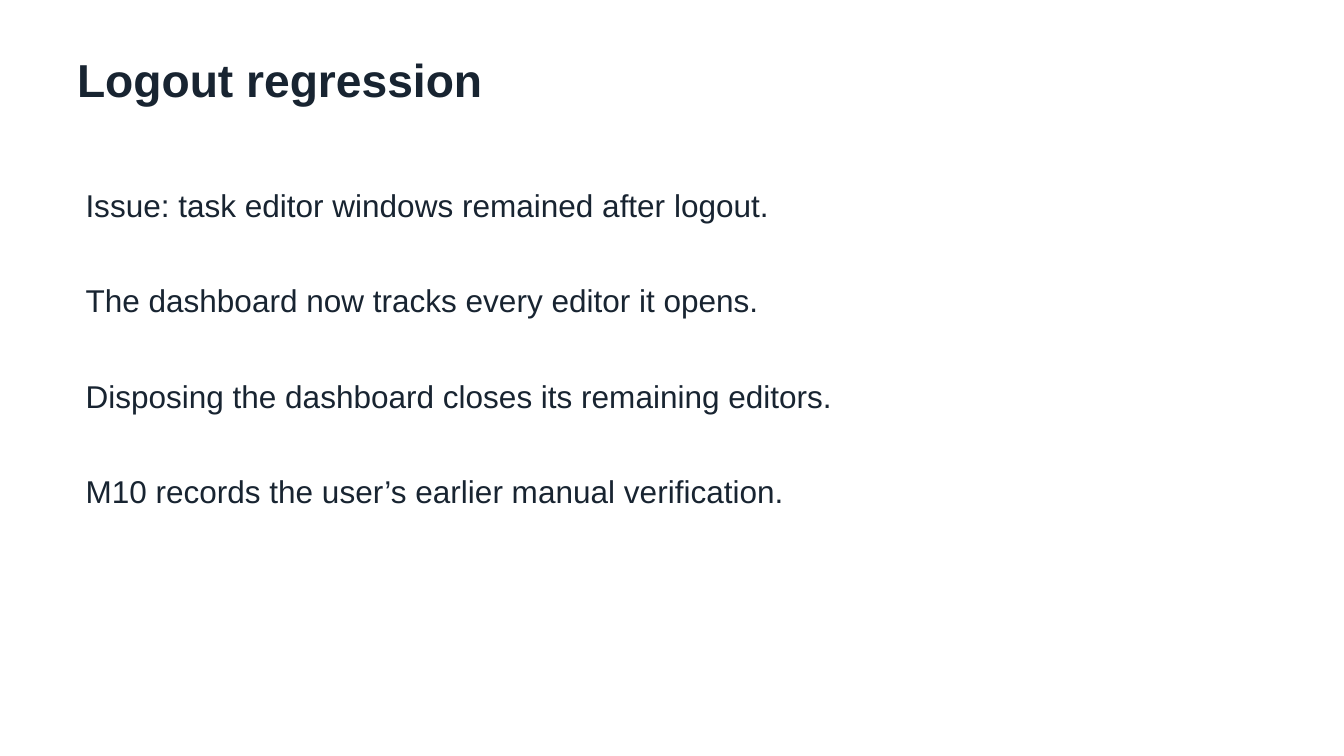
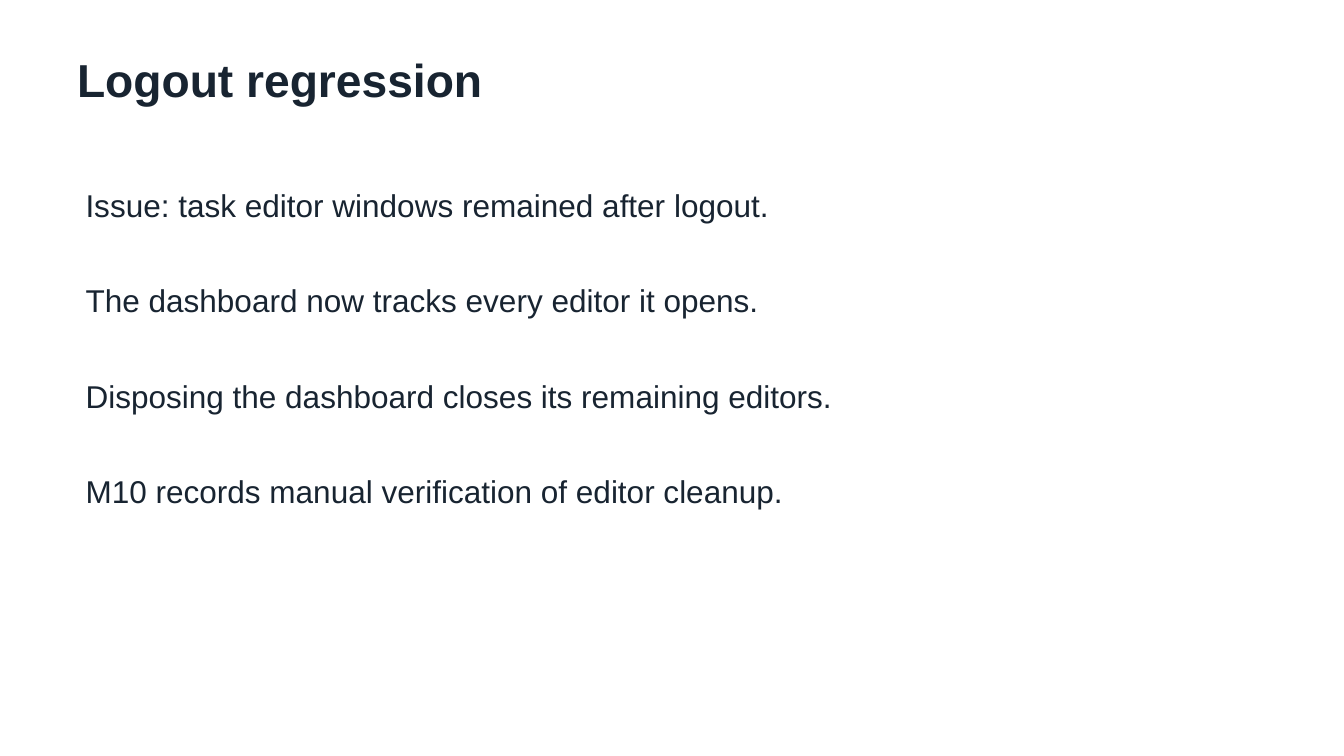
Before and after one commit to alexandergoda/CS341-Project-I-TaskTracker-Alexander-Goda-Amanda-Cabrera, a slide deck: slide 7 of CS341_Project_I_TaskTracker_Alexander_Goda_Amanda_Cabrera/docs/CS341_TaskTracker_Presentation.pptx. Drawn at 1344x756 pixels with LibreOffice and Linux fonts; fonts in the diff are those of the drawing. Boxes give left, top, right and bottom in pixels: in the first picture for what was removed or moved away, otherwise in the second. Text is boxed around its words. In the diff, an @@ line names an element or a change of style, - is before the commit and + after.

```diff
--- a/CS341_Project_I_TaskTracker_Alexander_Goda_Amanda_Cabrera/docs/CS341_TaskTracker_Presentation.pptx
+++ b/CS341_Project_I_TaskTracker_Alexander_Goda_Amanda_Cabrera/docs/CS341_TaskTracker_Presentation.pptx
@@ text at [86,480,782,509]: text changed @@
-M10 records the user’s earlier manual verification.
+M10 records manual verification of editor cleanup.
```
Also in this commit, not shown: 1 other slide changed, 1 slide added, 1 slide removed, 9 other files.
